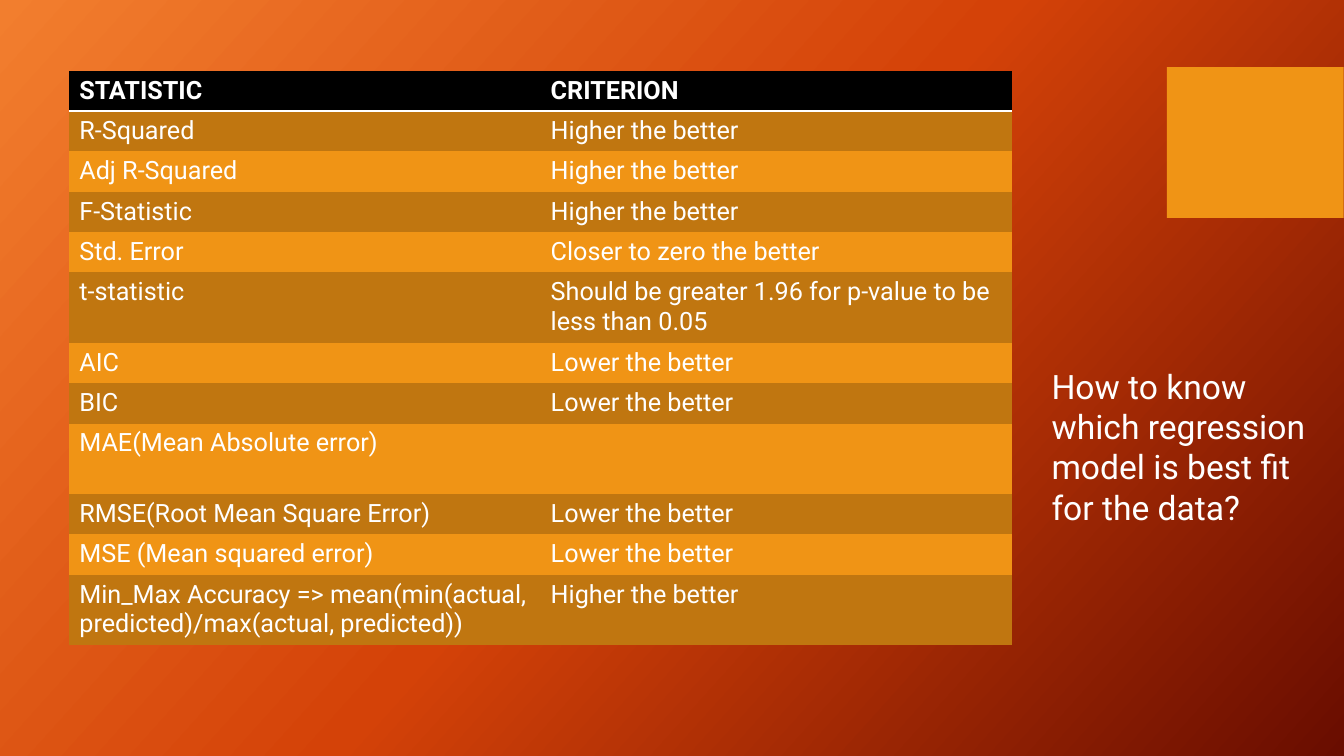
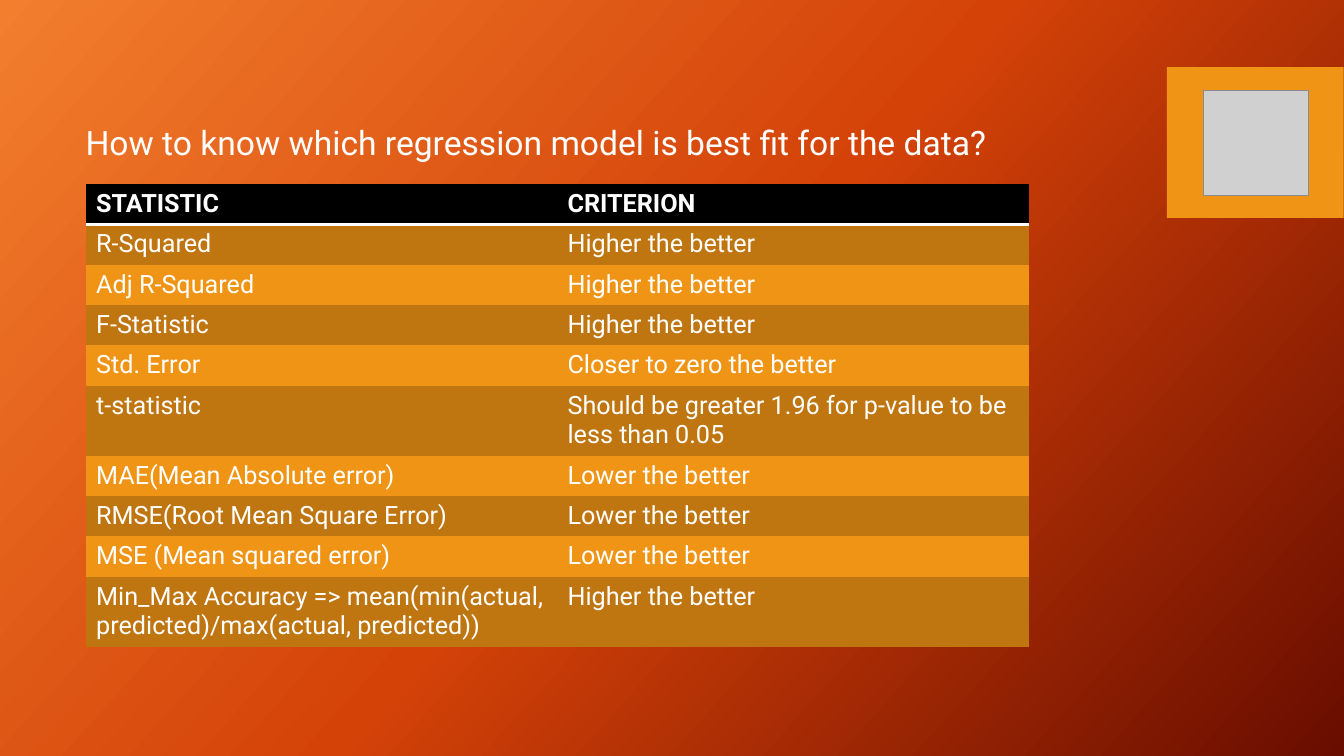
Before and after one commit to ItProject1920/data-science-project, a slide deck: slide 17 of Project Review FINAL.pptx. Drawn at 1344x756 pixels with LibreOffice and Linux fonts; fonts in the diff are those of the drawing; grey boxes stand for pictures; background and template pictures are left out. Boxes give left, top, right and bottom in pixels: in the first picture for what was removed or moved away, otherwise in the second. Text is boxed around its words. In the diff, an @@ line names an element or a change of style, - is before the commit and + after.

```diff
--- a/Project Review FINAL.pptx
+++ b/Project Review FINAL.pptx
@@ text "How to know which regression ..." rewrapped from (x1=1052, y1=373, x2=1305, y2=521) to (x1=86, y1=129, x2=986, y2=162) @@
@@ picture added at (x1=1204, y1=90, x2=1309, y2=195) @@
@@ table at (x1=86, y1=185, x2=1029, y2=648) @@
-row 7: AIC | Lower the better
-row 8: BIC | Lower the better
-row 9: MAE(Mean Absolute error) | 
+row 7: MAE(Mean Absolute error) | Lower the better
@@ table resized from (x1=70, y1=71, x2=1013, y2=645) to (x1=86, y1=185, x2=1029, y2=648) @@
```
Also in this commit, not shown: 14 other slides changed, 1 slide added, 1 slide removed.
